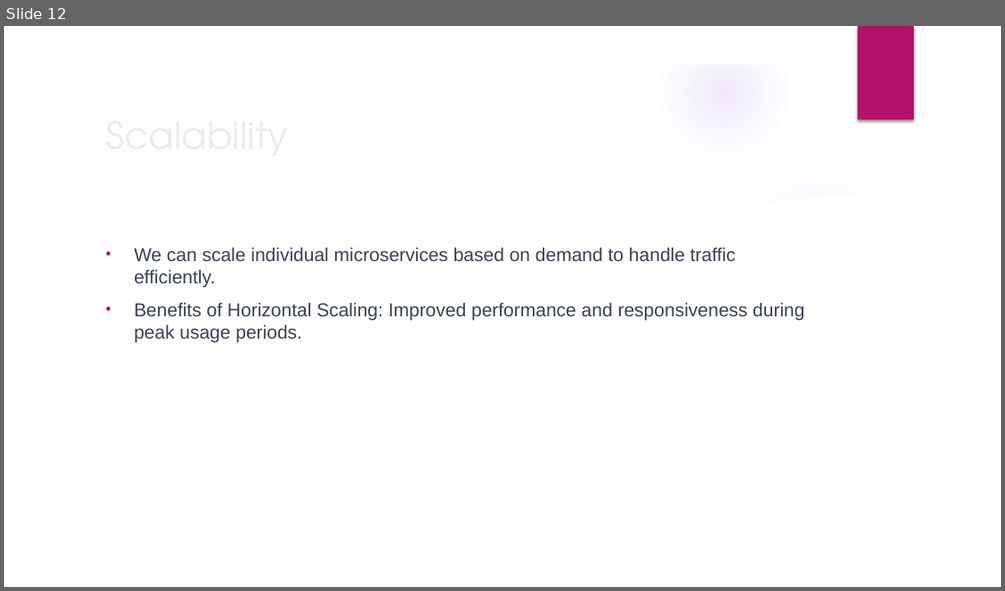
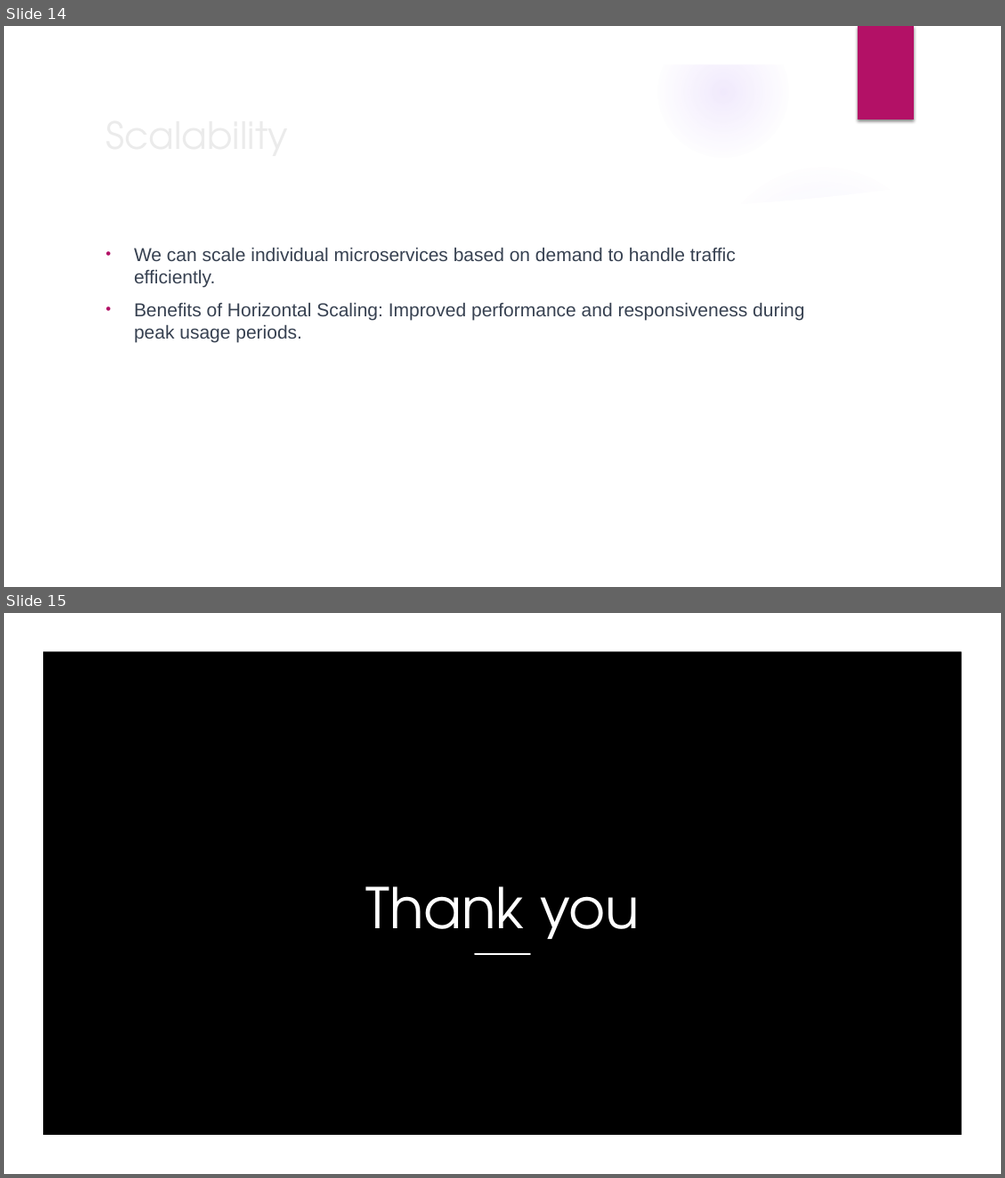
Before and after one commit to iamtarun99/Video-share-platform, a slide deck: Video Share Platform.pptx. Shown one above the other, each under a label of ours: slide 12 before the commit, slides 14 and 15 after it. The pictures are 1005x591 and 1005x1178 pixels, drawn with LibreOffice and Linux fonts; fonts in the diff are those of the drawing; background and template pictures are left out. Boxes give left, top, right and bottom in pixels: in the first picture for what was removed or moved away, otherwise in the second. Text is boxed around its words. In the diff, an @@ line names an element or a change of style, - is before the commit and + after.

```diff
--- a/Video Share Platform.pptx
+++ b/Video Share Platform.pptx
@@ slide 15 added at (4, 613, 1001, 1174), background picture (left out); not listed: 1 template element that a slide beside it also shows @@
@@ rectangle added at (4, 613, 1001, 1174), fill #000000 @@
@@ freeform shape added at (4, 613, 1001, 1174), fill #FFFFFF @@
@@ title added at (365, 886, 639, 954), 54 pt, text #FFFFFF @@
+Thank you
@@ line added from (475, 954) to (531, 954), #FFFFFF 1.5 pt @@
@@ what was slide 12 is now slide 14 @@
```
Also in this commit, not shown: 8 slides changed, 3 other slides added, 1 slide removed.
